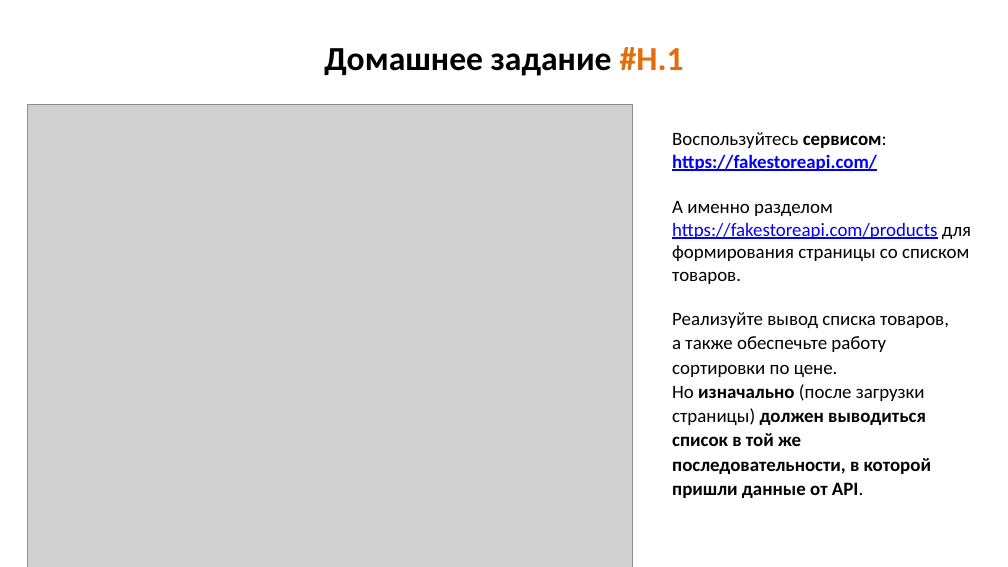
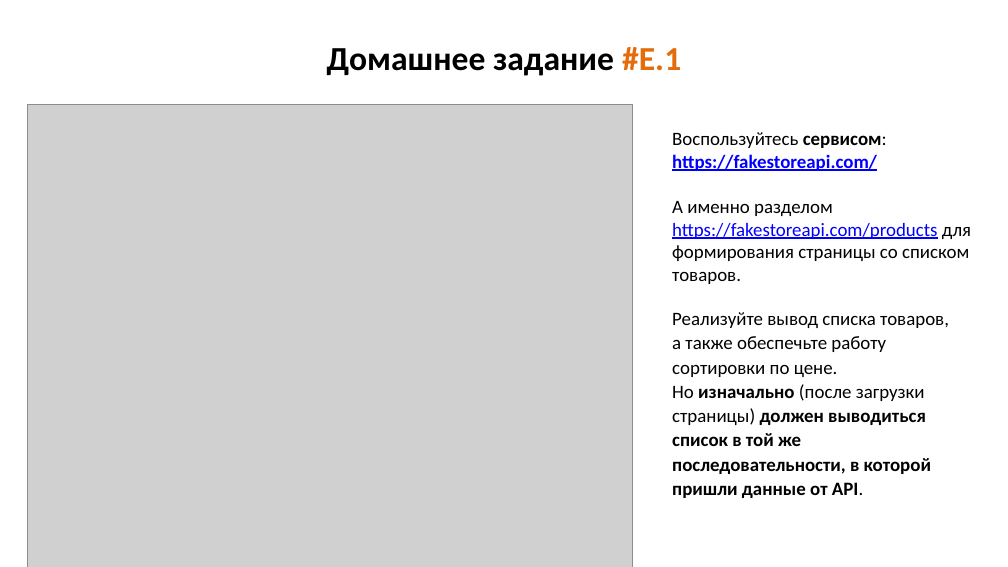
Before and after one commit to js-14-ort-dnipro/lesson05, a slide deck: slide 45 of lesson05.pptx. Drawn at 1008x567 pixels with LibreOffice and Linux fonts; fonts in the diff are those of the drawing; grey boxes stand for pictures. Boxes give left, top, right and bottom in pixels: in the first picture for what was removed or moved away, otherwise in the second. Text is boxed around its words. In the diff, an @@ line names an element or a change of style, - is before the commit and + after.

```diff
--- a/lesson05.pptx
+++ b/lesson05.pptx
@@ text at (327, 47, 681, 76): text changed @@
-Домашнее задание #H.1
+Домашнее задание #E.1
```
Also in this commit, not shown: 1 other file.
